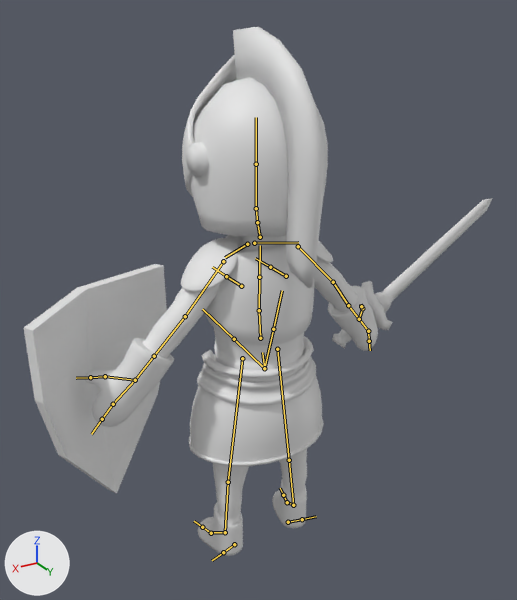
The Blender file Assets/Blender Models/TestBlenderRig/EnemyRig/knight.blend, before and after one commit.
One viewpoint serves both versions: a 50 mm camera at (2.96, 4.92, 4.98) aimed at (-0.15, -0.27, 2.39). Arrows for +X, +Y and +Z are at lower left; the lights stay in place. The bones that bend it are drawn over the model as lines.

Names of what the first picture shows: 'Arms__low', 'Belt__low', 'Cube.001', 'FacemaskMount__low', 'Facemask__low', 'Head__low', 'HelmetFrill__low', 'Helmet__low', 'Legs__low', 'Plane', 'Shoulderpads__low', 'Torso__low', 'WaistpadsBorder__low'.
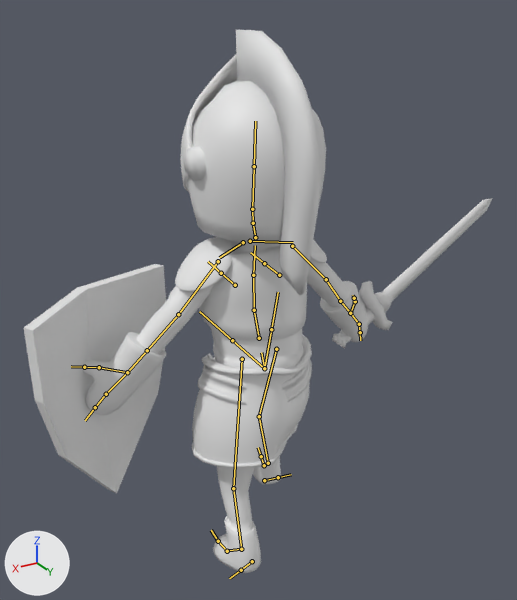
The newer file adds an action. The first version stands in its rest pose; the second is drawn at frame 15 of the action 'rigAction'.

The change in detail:
Bone 'spine' (bone_spine) turns from (0, 0, 0) to (5, 1, -1) degrees about its own x, y and z.
Bone 'spine.001' (bone_spine_001) turns from (0, 0, 0) to (8, 2, 1) degrees about its own x, y and z.
Bone 'spine.002' (bone_spine_002) turns from (0, 0, 0) to (-7, -1, 0) degrees about its own x, y and z.
Bone 'spine.003' (bone_spine_003) turns from (0, 0, 0) to (-11, -3, -1) degrees about its own x, y and z.
Bone 'shin.L' (bone_shin_l) turns from (0, 0, 0) to (18, 2, 0) degrees about its own x, y and z.
Bone 'foot.L' (bone_foot_l) turns from (0, 0, 0) to (-17, -4, 1) degrees about its own x, y and z.
Bone 'toe.L' (bone_toe_l) turns from (0, 0, 0) to (30, -8, -2) degrees about its own x, y and z.
Bone 'thigh.R' (bone_thigh_r) turns from (0, 0, 0) to (-33, 4, 0) degrees about its own x, y and z.
Bone 'shin.R' (bone_shin_r) turns from (0, 0, 0) to (36, -3, -3) degrees about its own x, y and z.
Bone 'toe.R' (bone_toe_r) turns from (0, 0, 0) to (27, 7, 2) degrees about its own x, y and z.

Pixel boxes (x1, y1, x2, y2) of what changed, in the pictures (517 x 600 px):
'Helmet__low', posed: before (190, 77, 328, 237); after (187, 81, 326, 243)
'HelmetFrill__low', posed (8% narrower): before (233, 27, 325, 288); after (236, 30, 321, 295)
'Arms__low', posed (8% shorter): before (85, 256, 378, 427); after (82, 257, 368, 415)
'WaistpadsBorder__low', posed (11% narrower): before (189, 336, 324, 466); after (192, 334, 312, 468)
'Torso__low', posed: before (205, 235, 314, 370); after (199, 240, 307, 382)
'Legs__low', posed: before (198, 449, 307, 556); after (213, 456, 281, 573)
'Belt__low', posed: before (197, 354, 316, 406); after (198, 357, 312, 405)
'Shoulderpads__low', posed: before (181, 238, 333, 291); after (175, 237, 327, 291)
'Facemask__low', posed (7% wider): before (182, 55, 236, 197); after (180, 54, 238, 192)
'FacemaskMount__low', posed: before (186, 142, 209, 178); after (184, 145, 326, 181)
'Head__low', posed: before (239, 236, 286, 251); after (234, 241, 280, 253)
bone 'spine', root to tip: before (264, 368) to (262, 352); after (264, 368) to (261, 352)
bone 'spine.001', root to tip: before (260, 338) to (259, 310); after (259, 338) to (254, 310)
bone 'spine.002', root to tip: before (259, 310) to (259, 277); after (254, 310) to (253, 275)
bone 'spine.003', root to tip: before (259, 277) to (260, 245); after (253, 275) to (255, 245)
bone 'shin.L', root to tip: before (228, 482) to (225, 532); after (233, 488) to (241, 549)
bone 'foot.L', root to tip: before (225, 532) to (212, 532); after (241, 549) to (228, 550)
bone 'toe.L', root to tip: before (211, 533) to (202, 527); after (227, 551) to (218, 541)
bone 'thigh.R', root to tip: before (277, 349) to (289, 460); after (276, 349) to (259, 416)
bone 'shin.R', root to tip: before (289, 460) to (293, 505); after (259, 416) to (268, 463)
bone 'toe.R', root to tip: before (287, 502) to (283, 495); after (264, 465) to (261, 456)
